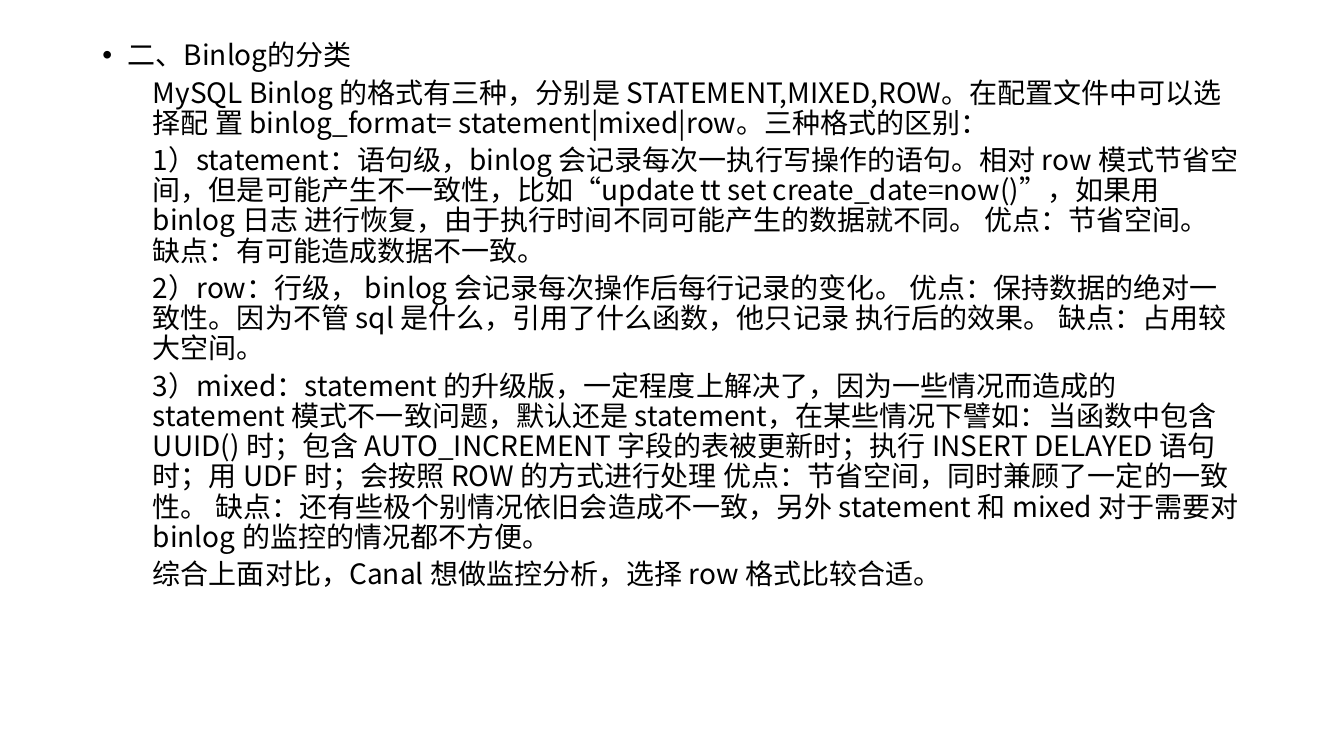
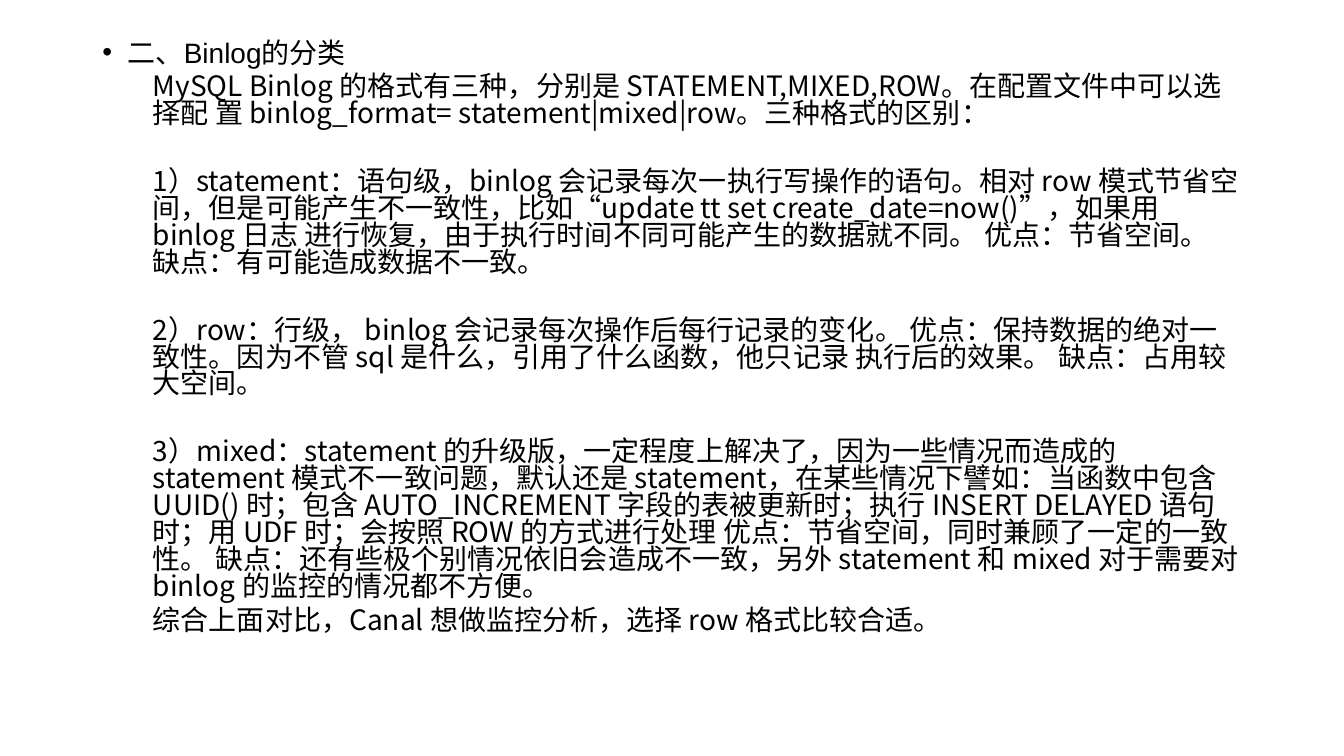
Before and after one commit to xiaoyong1219/StudyNoteRepository, a slide deck: slide 8 of 9、Canal笔记/Canal.pptx (slide 4 before the commit). Drawn at 1344x756 pixels with LibreOffice and Linux fonts; fonts in the diff are those of the drawing. Boxes give left, top, right and bottom in pixels: in the first picture for what was removed or moved away, otherwise in the second. Text is boxed around its words. In the diff, an @@ line names an element or a change of style, - is before the commit and + after.

Commit message:
canal PPT

```diff
--- a/9、Canal笔记/Canal.pptx
+++ b/9、Canal笔记/Canal.pptx
@@ text "二、Binlog的分类" at (128,39,1238,633): font Noto Sans CJK SC to Arial in "二、Binlog的分类"; line spacing 0.9 to 0.8 @@
```
Also in this commit, not shown: 3 other slides changed, 4 slides added, 3 slides removed, 1 other file.
